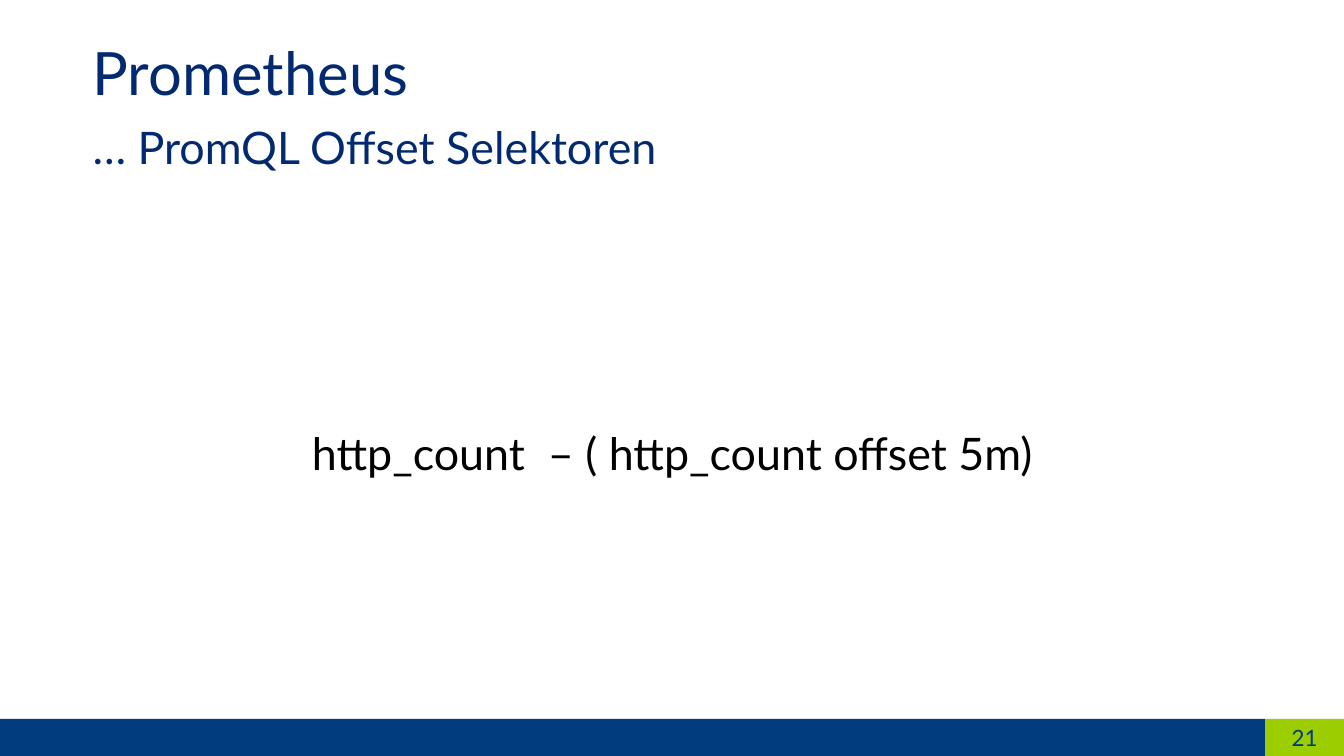
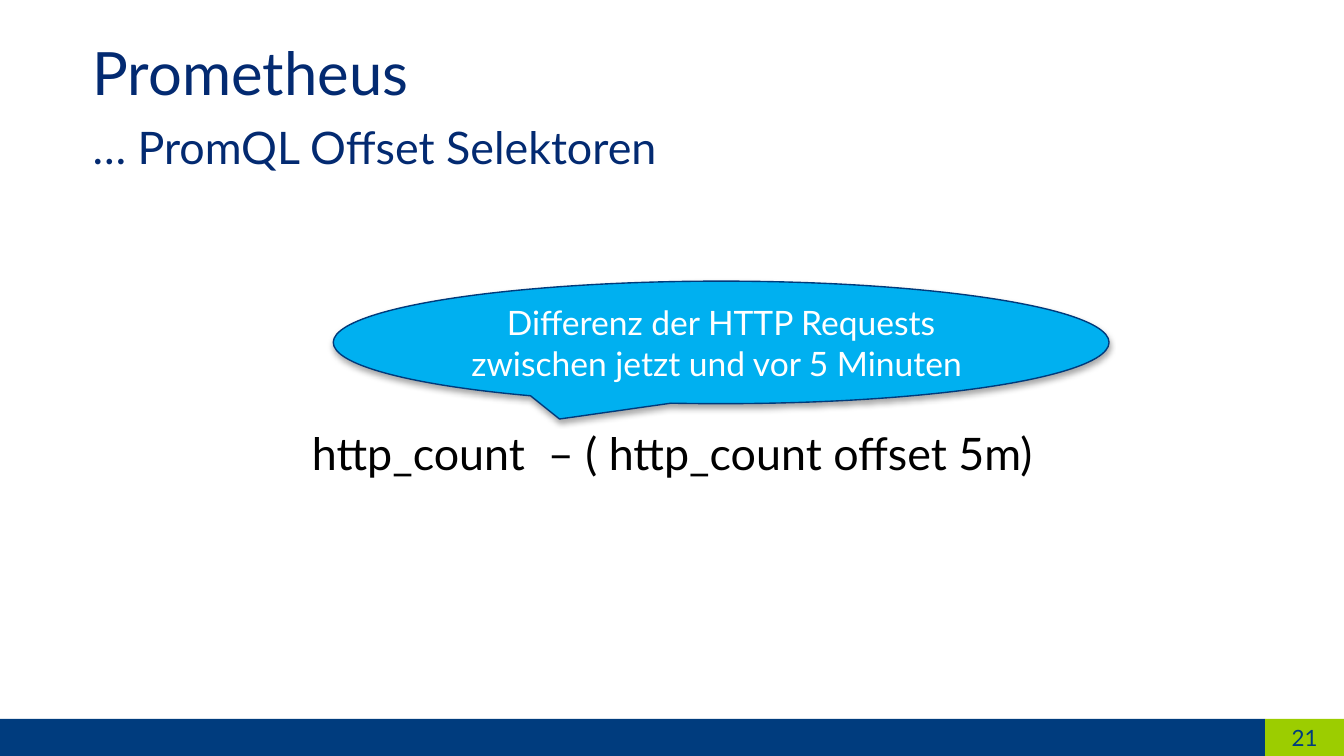
Before and after one commit to hikhvar/prometheus-kubernetes-demo, a slide deck: slide 21 of slides/slides.potx. Drawn at 1344x756 pixels with LibreOffice and Linux fonts; fonts in the diff are those of the drawing. Boxes give left, top, right and bottom in pixels: in the first picture for what was removed or moved away, otherwise in the second. Text is boxed around its words. In the diff, an @@ line names an element or a change of style, - is before the commit and + after.

```diff
--- a/slides/slides.potx
+++ b/slides/slides.potx
@@ speech bubble added at (333, 281, 1109, 403), fill #00B0F0, outline #003B7B 0.75 pt, 18 pt, text #FFFFFF @@
+Differenz der HTTP Requests zwischen jetzt und vor 5 Minuten
```
Also in this commit, not shown: 9 other slides changed, 1 other file.
